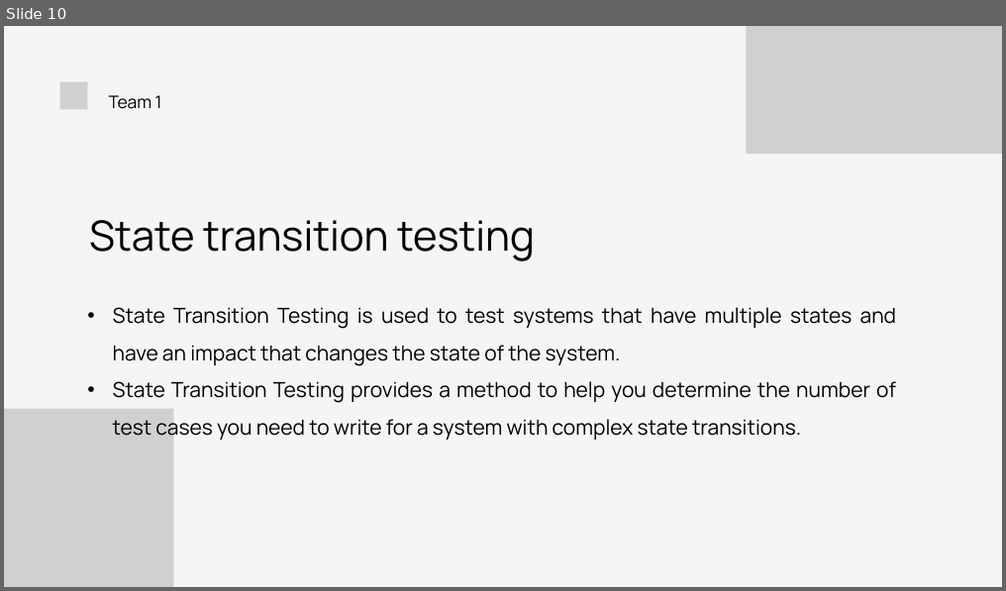
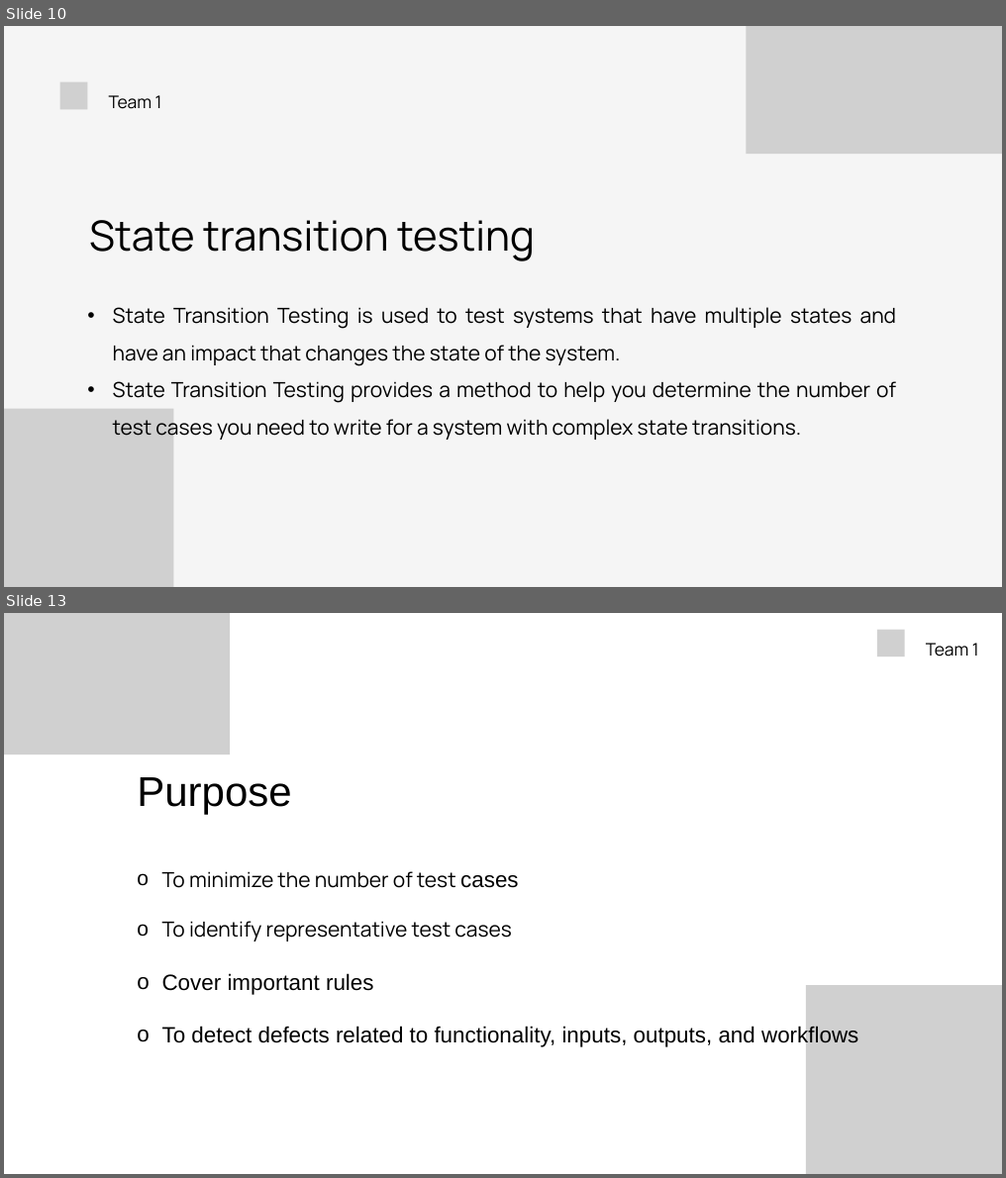
Before and after one commit to hoangdm08/how_to_learn_tester, a slide deck: homeWork/Team 1_14.3.26/Black-box techniques.pptx. Shown one above the other, each under a label of ours: slide 10 before the commit, slides 10 and 13 after it; the slides between them are not shown. The pictures are 1006x591 and 1006x1178 pixels, drawn with LibreOffice and Linux fonts; fonts in the diff are those of the drawing; grey boxes stand for pictures. Boxes give left, top, right and bottom in pixels: in the first picture for what was removed or moved away, otherwise in the second. Text is boxed around its words. In the diff, an @@ line names an element or a change of style, - is before the commit and + after.

```diff
--- a/homeWork/Team 1_14.3.26/Black-box techniques.pptx
+++ b/homeWork/Team 1_14.3.26/Black-box techniques.pptx
@@ slide 13 added at (x1=4, y1=613, x2=1002, y2=1174), background #FFFFFF @@
@@ picture added at (x1=4, y1=613, x2=230, y2=755) @@
@@ picture added at (x1=877, y1=630, x2=905, y2=657) @@
@@ text added at (x1=926, y1=643, x2=979, y2=657), 25 pt, text #000000 @@
+Team 1
@@ text added at (x1=137, y1=777, x2=291, y2=814), 60 pt, text #000000 @@
+Purpose
@@ text added at (x1=162, y1=871, x2=858, y2=1049), 32 pt, text #000000 @@
+o To minimize the number of test cases
+o To identify representative test cases
+o Cover important rules
+o To detect defects related to functionality, inputs, outputs, and workflows
@@ picture added at (x1=806, y1=985, x2=1002, y2=1174) @@
```
Also in this commit, not shown: 6 slides changed, 1 other slide added, 5 other files.
